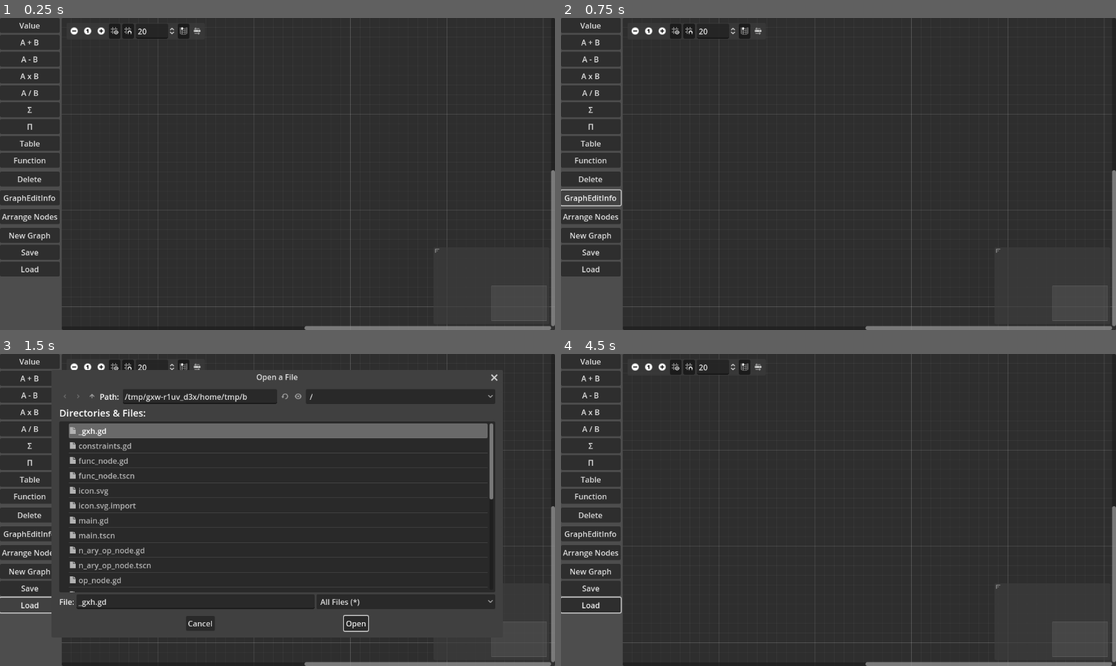
Above: before the commit, frames 1-4 (two rows, left to right).
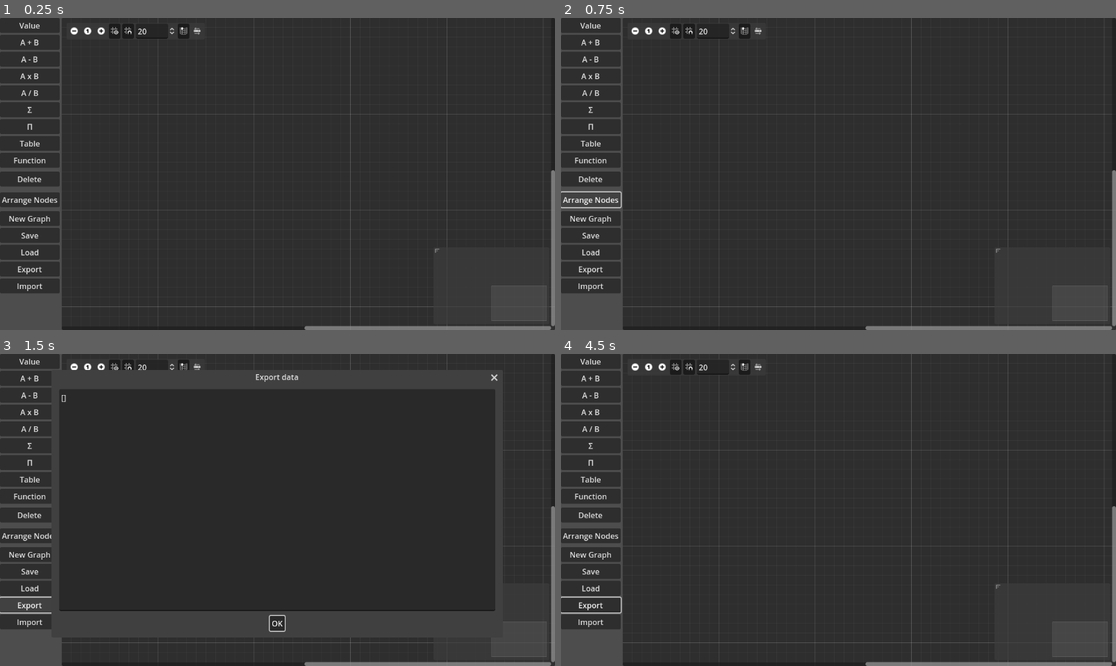
Above: after the commit, the same moments.

Repository: hrk4649/calc_node_editor
Game: Godot game, scene res://main.tscn
Same seed, same stepped clock (60 frames per second), same inputs: the game is played once before the commit and once after it.
Inputs (mouse positions are in pixels of both pictures, inside the frame that each line leads up to):
- Up to frame 1 (0.25 s): no input
- Up to frame 2 (0.75 s): click (588, 198) at 0.5 s, where only the run before the commit has a clickable "GraphEditInfo"
- Up to frame 3 (1.5 s): click (27, 603) at 1.25 s, where only the run after the commit has a clickable "Export"
- Up to frame 4 (4.5 s): click (588, 622) at 2 s, where only the run after the commit has a clickable "Import"; click "New Graph" at 2.75 s; click "New Graph" at 3.5 s; click "Open" (after the commit: "OK") at 4.25 s

The runs differ from the first frame. In frame 1, 1.2% of the frame differs, in the area x 0-11%, y 55-89%; in frame 2, 1.3%; in frame 3, 7.6%, in the area x 0-90%, y 6-90%; in frame 4, 1.2%.
Error before the commit: Unable to iterate on object of type 'Nil'. (res://main.gd:242)
Error after the commit: Invalid assignment of property or key 'selected' with value of type 'bool' on a base object of type 'Control'. (res://main.gd:309)

Commit message:
add export button and import button

Diff:
--- a/godot4/main.gd
+++ b/godot4/main.gd
@@ -18,6 +18,10 @@
 
 @onready var graphEdit = $HBoxContainer/GraphEdit
 @onready var fileDialog = $FileDialog
+@onready var exportDialog = $ExportDialog
+@onready var textEditExport = $ExportDialog/TextEditExport
+@onready var importDialog = $ImportDialog
+@onready var textEditImport = $ImportDialog/TextEditImport
 
 var nodes = []
 
@@ -230,6 +234,9 @@
 	reset_data()
 	var file = FileAccess.open(path, FileAccess.READ)
 	var content = file.get_as_text()
+	load_json(content)
+
+func load_json(content):
 	nodes = JSON.parse_string(content)
 	initNodeUIs()
 
@@ -605,18 +612,8 @@
 	calculate_nodes()
 	reflect_values()
 
-func _on_button_list_pressed():
-	print("_on_button_list_pressed()")
-#	for child in graphEdit.get_children():
-#		print("GraphNode:%s %s" % [child, child.get_name()])
-	for node in nodes:
-		print("node:%s" % node)
-#	for dict in graphEdit.get_connection_list():
-#		print("connection:%s" % [dict])
-
 func _on_button_new_pressed():
 	reset_data()
-
 
 func _on_button_save_pressed():
 	pass # Replace with function body.
@@ -642,3 +639,23 @@
 
 func _on_button_arrange_nodes_pressed():
 	graphEdit_arrange_nodes()
+
+func _on_button_export_pressed():
+	exportDialog.size = self.size * 0.8
+	exportDialog.position = self.size * 0.5 - exportDialog.size * 0.5
+	var content = JSON.stringify(nodes)
+	if content != null:
+		textEditExport.text = content
+	else:
+		textEditExport.text = ""
+	exportDialog.show()
+
+func _on_button_import_pressed():
+	importDialog.size = self.size * 0.8
+	importDialog.position = self.size * 0.5 - importDialog.size * 0.5
+	textEditImport.text = ""
+	importDialog.show()
+
+func _on_import_dialog_confirmed():
+	var content = textEditImport.text
+	load_json(content)
--- a/godot4/main.tscn
+++ b/godot4/main.tscn
@@ -68,10 +68,6 @@
 [node name="MarginContainer2" type="MarginContainer" parent="HBoxContainer/VBoxContainer"]
 layout_mode = 2
 
-[node name="ButtonList" type="Button" parent="HBoxContainer/VBoxContainer"]
-layout_mode = 2
-text = "GraphEditInfo"
-
 [node name="MarginContainer3" type="MarginContainer" parent="HBoxContainer/VBoxContainer"]
 layout_mode = 2
 
@@ -96,6 +92,14 @@
 text = "Load
 "
 
+[node name="ButtonExport" type="Button" parent="HBoxContainer/VBoxContainer"]
+layout_mode = 2
+text = "Export"
+
+[node name="ButtonImport" type="Button" parent="HBoxContainer/VBoxContainer"]
+layout_mode = 2
+text = "Import"
+
 [node name="GraphEdit" type="GraphEdit" parent="HBoxContainer"]
 layout_mode = 2
 size_flags_horizontal = 3
@@ -104,6 +108,24 @@
 [node name="FileDialog" type="FileDialog" parent="."]
 size = Vector2i(452, 162)
 access = 2
+
+[node name="ExportDialog" type="AcceptDialog" parent="."]
+title = "Export data"
+
+[node name="TextEditExport" type="TextEdit" parent="ExportDialog"]
+offset_left = 8.0
+offset_top = 8.0
+offset_right = 92.0
+offset_bottom = 51.0
+
+[node name="ImportDialog" type="AcceptDialog" parent="."]
+title = "Import data"
+
+[node name="TextEditImport" type="TextEdit" parent="ImportDialog"]
+offset_left = 8.0
+offset_top = 8.0
+offset_right = 92.0
+offset_bottom = 51.0
 
 [connection signal="pressed" from="HBoxContainer/VBoxContainer/ButtonValueNode" to="." method="_on_button_value_node_pressed"]
 [connection signal="pressed" from="HBoxContainer/VBoxContainer/ButtonAddOpNode" to="." method="_on_button_add_op_node_pressed"]
@@ -115,11 +137,13 @@
 [connection signal="pressed" from="HBoxContainer/VBoxContainer/ButtonTableNode" to="." method="_on_button_table_node_pressed"]
 [connection signal="pressed" from="HBoxContainer/VBoxContainer/ButtonFuncNode" to="." method="_on_button_func_node_pressed"]
 [connection signal="pressed" from="HBoxContainer/VBoxContainer/ButtonDelete" to="." method="_on_button_delete_pressed"]
-[connection signal="pressed" from="HBoxContainer/VBoxContainer/ButtonList" to="." method="_on_button_list_pressed"]
 [connection signal="pressed" from="HBoxContainer/VBoxContainer/ButtonArrangeNodes" to="." method="_on_button_arrange_nodes_pressed"]
 [connection signal="pressed" from="HBoxContainer/VBoxContainer/ButtonNew" to="." method="_on_button_new_pressed"]
 [connection signal="pressed" from="HBoxContainer/VBoxContainer/ButtonSave" to="." method="_on_button_save_pressed"]
 [connection signal="pressed" from="HBoxContainer/VBoxContainer/ButtonLoad" to="." method="_on_button_load_pressed"]
+[connection signal="pressed" from="HBoxContainer/VBoxContainer/ButtonExport" to="." method="_on_button_export_pressed"]
+[connection signal="pressed" from="HBoxContainer/VBoxContainer/ButtonImport" to="." method="_on_button_import_pressed"]
 [connection signal="connection_request" from="HBoxContainer/GraphEdit" to="." method="_on_graph_edit_connection_request"]
 [connection signal="disconnection_request" from="HBoxContainer/GraphEdit" to="." method="_on_graph_edit_disconnection_request"]
 [connection signal="file_selected" from="FileDialog" to="." method="_on_file_dialog_file_selected"]
+[connection signal="confirmed" from="ImportDialog" to="." method="_on_import_dialog_confirmed"]
